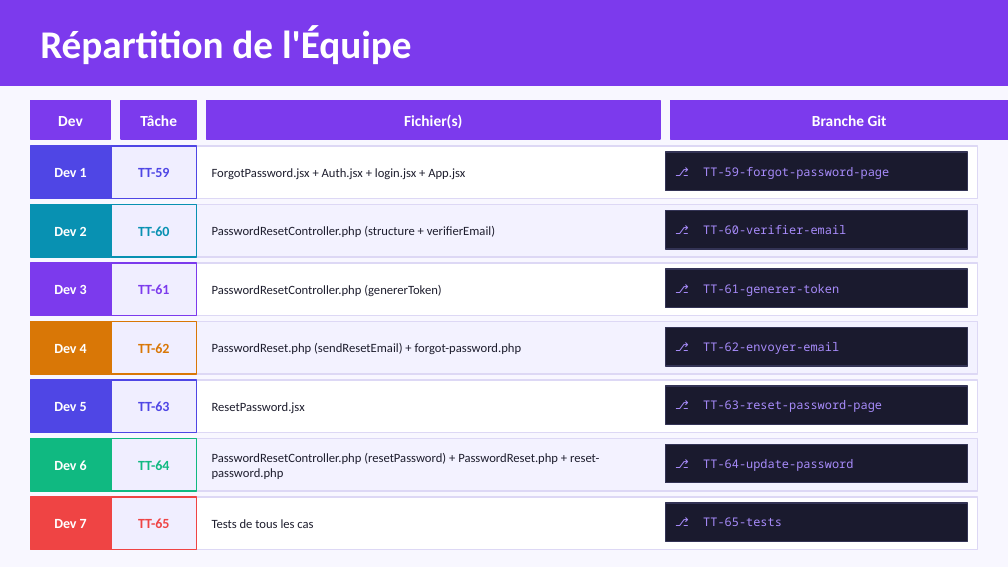
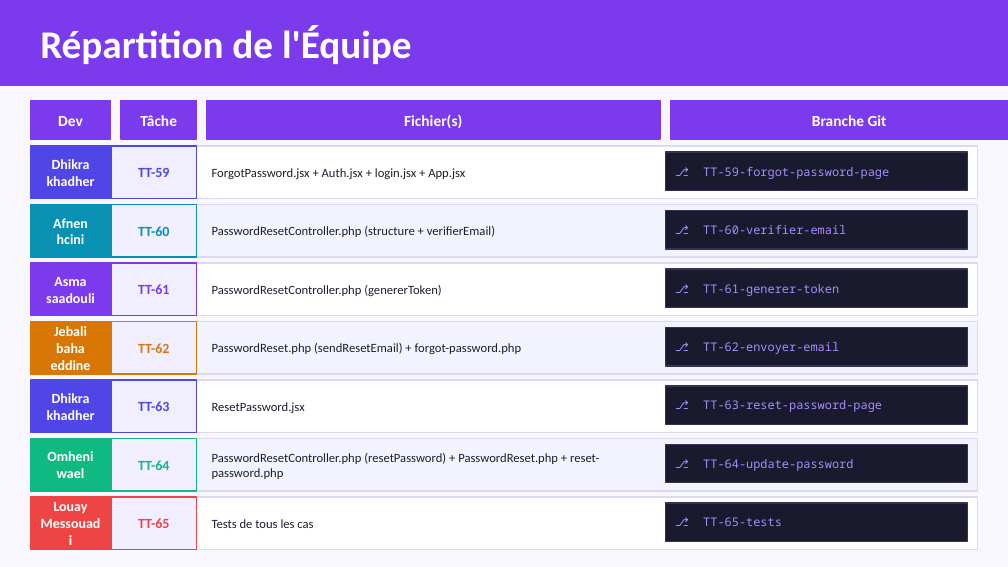
Before and after one commit to Khadher-Dhikra/PF-Backend, a slide deck: slide 18 of presentation.pptx. Drawn at 1008x567 pixels with LibreOffice and Linux fonts; fonts in the diff are those of the drawing. Boxes give left, top, right and bottom in pixels: in the first picture for what was removed or moved away, otherwise in the second. Text is boxed around its words. In the diff, an @@ line names an element or a change of style, - is before the commit and + after.

Commit message:
update presentation

```diff
--- a/presentation.pptx
+++ b/presentation.pptx
@@ text at box(47, 159, 95, 186): text changed @@
-Dev 1
+Dhikra khadher
@@ text at box(53, 218, 88, 244): text changed @@
-Dev 2
+Afnen hcini
@@ text at box(46, 277, 95, 303): text changed @@
-Dev 3
+Asma saadouli
@@ text at box(51, 326, 91, 370): text changed @@
-Dev 4
+Jebali baha eddine
@@ text at box(47, 393, 95, 420): text changed @@
-Dev 5
+Dhikra khadher
@@ text at box(47, 451, 93, 478): text changed @@
-Dev 6
+Omheni wael
@@ text at box(54, 502, 88, 513): text changed @@
-Dev 7
+Louay Messouadi
```
Also in this commit, not shown: 1 other slide changed.
